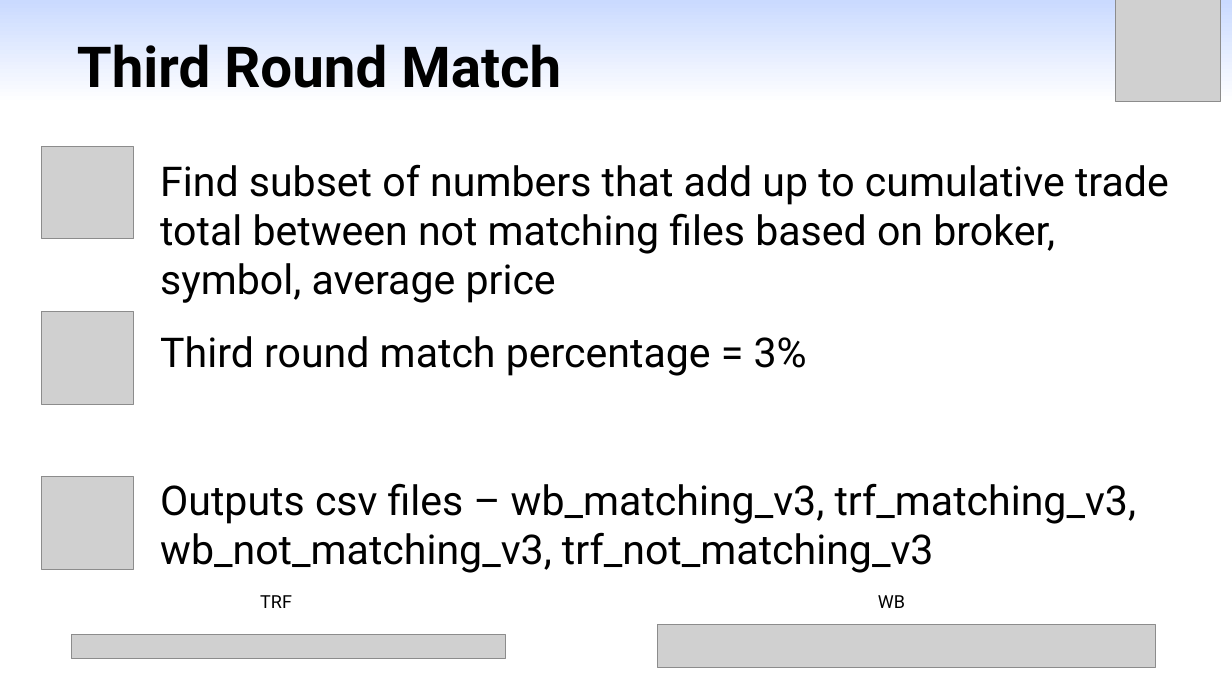
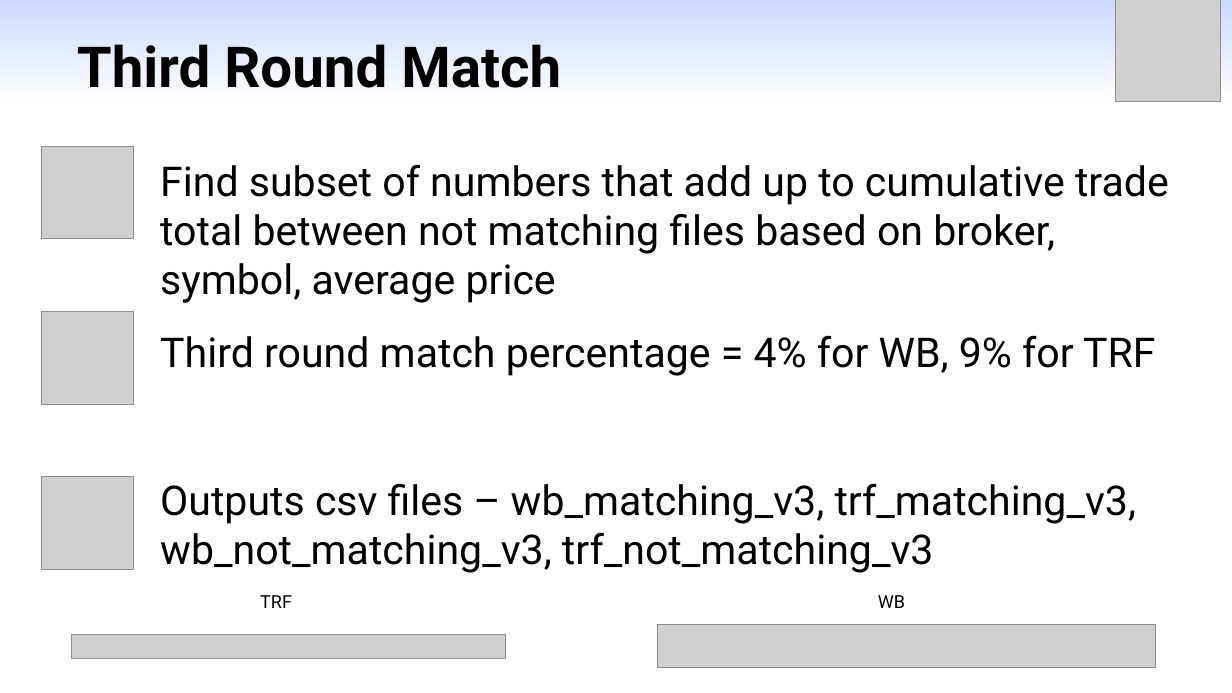
Before and after one commit to yangml103/webull_order_match, a slide deck: slide 8 of Presentation_Matching_2.pptx. Drawn at 1232x693 pixels with LibreOffice and Linux fonts; fonts in the diff are those of the drawing; grey boxes stand for pictures. Boxes give left, top, right and bottom in pixels: in the first picture for what was removed or moved away, otherwise in the second. Text is boxed around its words. In the diff, an @@ line names an element or a change of style, - is before the commit and + after.

```diff
--- a/Presentation_Matching_2.pptx
+++ b/Presentation_Matching_2.pptx
@@ text at (160, 335, 1155, 376): text changed @@
-Third round match percentage = 3%
+Third round match percentage = 4% for WB, 9% for TRF
```
Also in this commit, not shown: 3 other slides changed.
